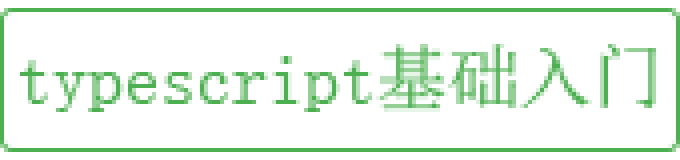
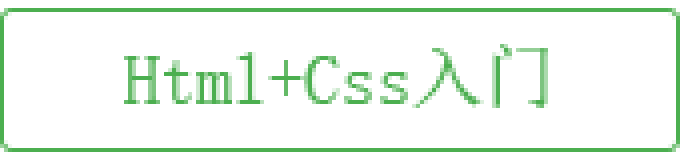
Two versions of the same layered image (680x160). Layer-by-layer changes:
renamed "typescript基础入门" to "Html+Css入门", painted on it over [20, 44, 656, 112]
